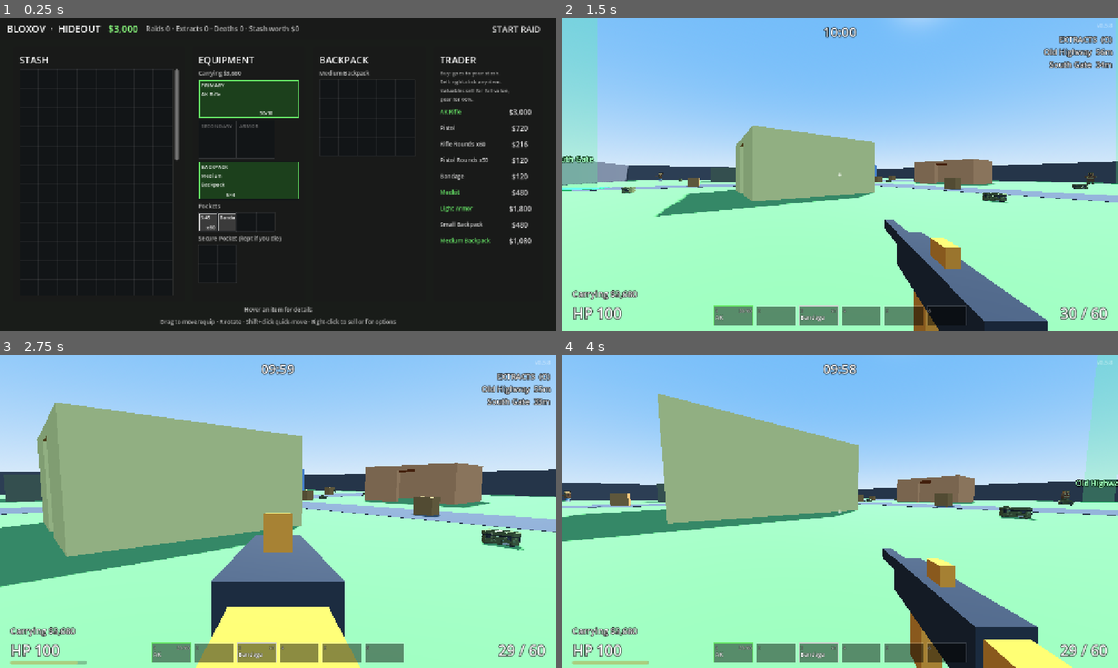
Above: before the commit, frames 1-4 (two rows, left to right).
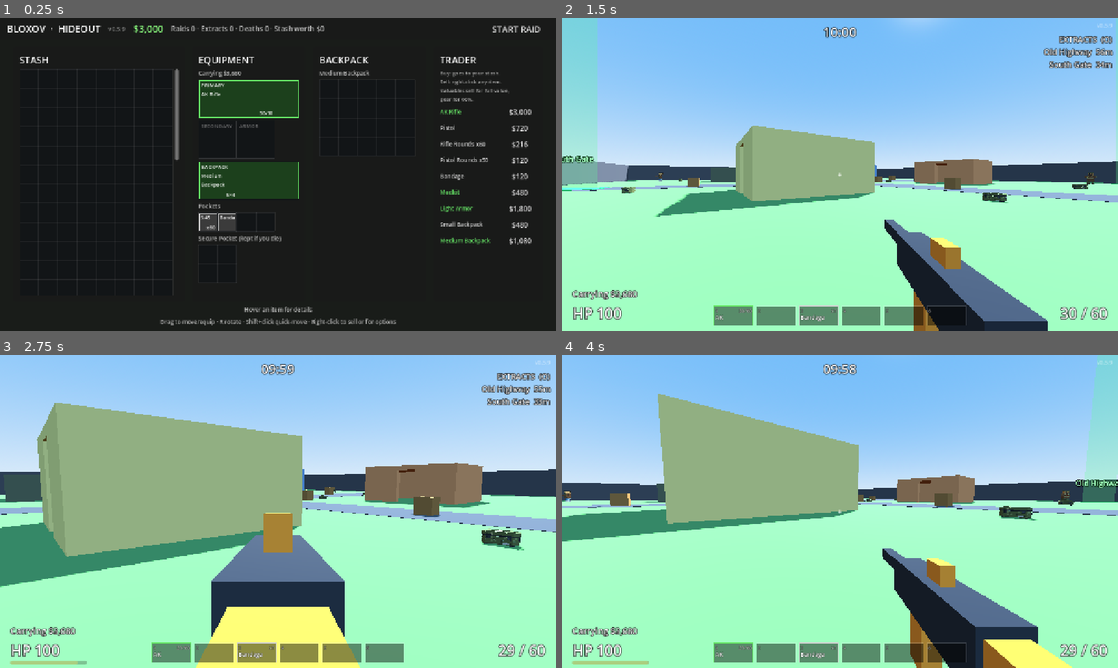
Above: after the commit, the same moments.

Repository: TavishHanda/Bloxov
Game: Godot game, scene res://scenes/hideout.tscn
Two runs of this game, one before a commit and one after it. Both use one fixed random seed, a clock stepped at 60 frames per second and the inputs below. Sound files missing from this copy of the repository are replaced by a short silence.
Inputs (mouse positions are in pixels of both pictures, inside the frame that each line leads up to):
- Up to frame 1 (0.25 s): no input
- Up to frame 2 (1.5 s): click "START RAID" at 0.5 s; click "PLAY" at 1.25 s
- Up to frame 3 (2.75 s): tap Enter at 2 s; move the mouse to (305, 511) at 2.02 s; hold W (move_forward) from 2.03 s (still down); hold Right mouse button (aim) from 2.03 s (still down); click (305, 511) at 2.17 s; tap Space (jump) at 2.27 s
- Up to frame 4 (4 s): keep holding W (move_forward); move the mouse to (812, 511) at 2.77 s; release Right mouse button (aim) at 2.78 s; tap C (crouch) at 2.85 s; tap Space (jump) at 3.02 s; move the mouse to (851, 505) at 3.52 s; hold O (extracts) from 3.53 s (still down)

The runs differ from the first frame. In frame 1, 0.5% of the frame differs, in the area x 19-59%, y 2-5%; in frame 2, less than 0.1%; in frame 3, less than 0.1%; in frame 4, less than 0.1%.

Commit message:
v0.5.9: show the game version in the hideout top bar
Verified locally: smoke test passed (133 checks), hideout rendered under xvfb.

Claude-Session: https://claude.ai/code/session_01UD2sjGi5qVVaB7czBfXX2M

Diff:
--- a/project.godot
+++ b/project.godot
@@ -12,7 +12,7 @@
 
 config/name="Bloxov"
 config/description="Blocky voxel extraction shooter."
-config/version="0.5.8"
+config/version="0.5.9"
 run/main_scene="res://scenes/hideout.tscn"
 config/features=PackedStringArray("4.5", "GL Compatibility")
 
--- a/scripts/hideout.gd
+++ b/scripts/hideout.gd
@@ -17,6 +17,7 @@
 var screen: LootUI
 
 var _money_label: Label
+var _version_label: Label
 var _stats_label: Label
 var _message_label: Label
 var _free_kit_button: Button
@@ -182,6 +183,12 @@
 	title.text = "BLOXOV  ·  HIDEOUT"
 	title.add_theme_font_size_override("font_size", 22)
 	row.add_child(title)
+	# Same dim style as the version in the corner during a raid.
+	_version_label = Label.new()
+	_version_label.text = "v%s" % ProjectSettings.get_setting("application/config/version", "?")
+	_version_label.modulate = Color(1, 1, 1, 0.45)
+	_version_label.add_theme_font_size_override("font_size", 14)
+	row.add_child(_version_label)
 	_money_label = Label.new()
 	_money_label.add_theme_font_size_override("font_size", 22)
 	_money_label.add_theme_color_override("font_color", Color(0.55, 1.0, 0.5))
--- a/tests/smoke_test.gd
+++ b/tests/smoke_test.gd
@@ -669,6 +669,8 @@
 	await process_frame
 	var hideout_inv: Inventory = hideout.inventory
 	_check(hideout_inv.equipped("primary") != null and hideout.screen.visible, "hideout shows your loadout and stash")
+	var version: String = ProjectSettings.get_setting("application/config/version")
+	_check(hideout._version_label.text == "v" + version, "hideout shows the version (%s)" % hideout._version_label.text)
 	var money := Profile.money
 	_check(hideout.buy("bandage", 1) and Profile.money == money - hideout.buy_price("bandage", 1) and Profile.stash.count_of("bandage") >= 1,
 		"buy a bandage into the stash")
Not shown, changed: CHANGELOG.md
